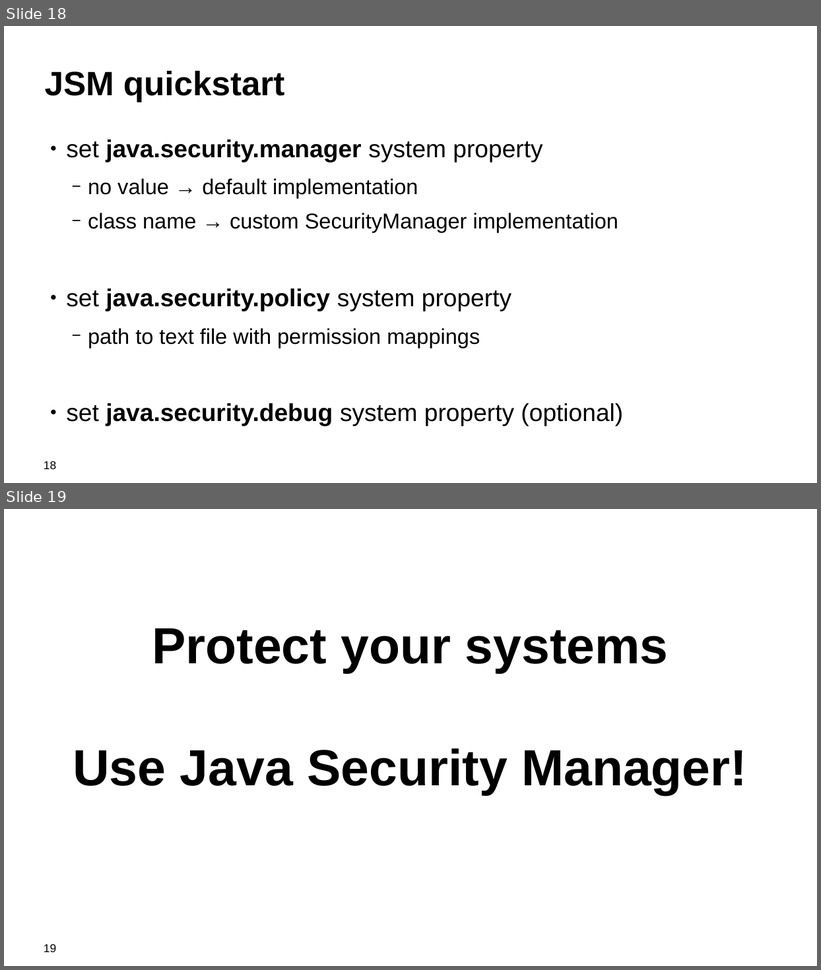
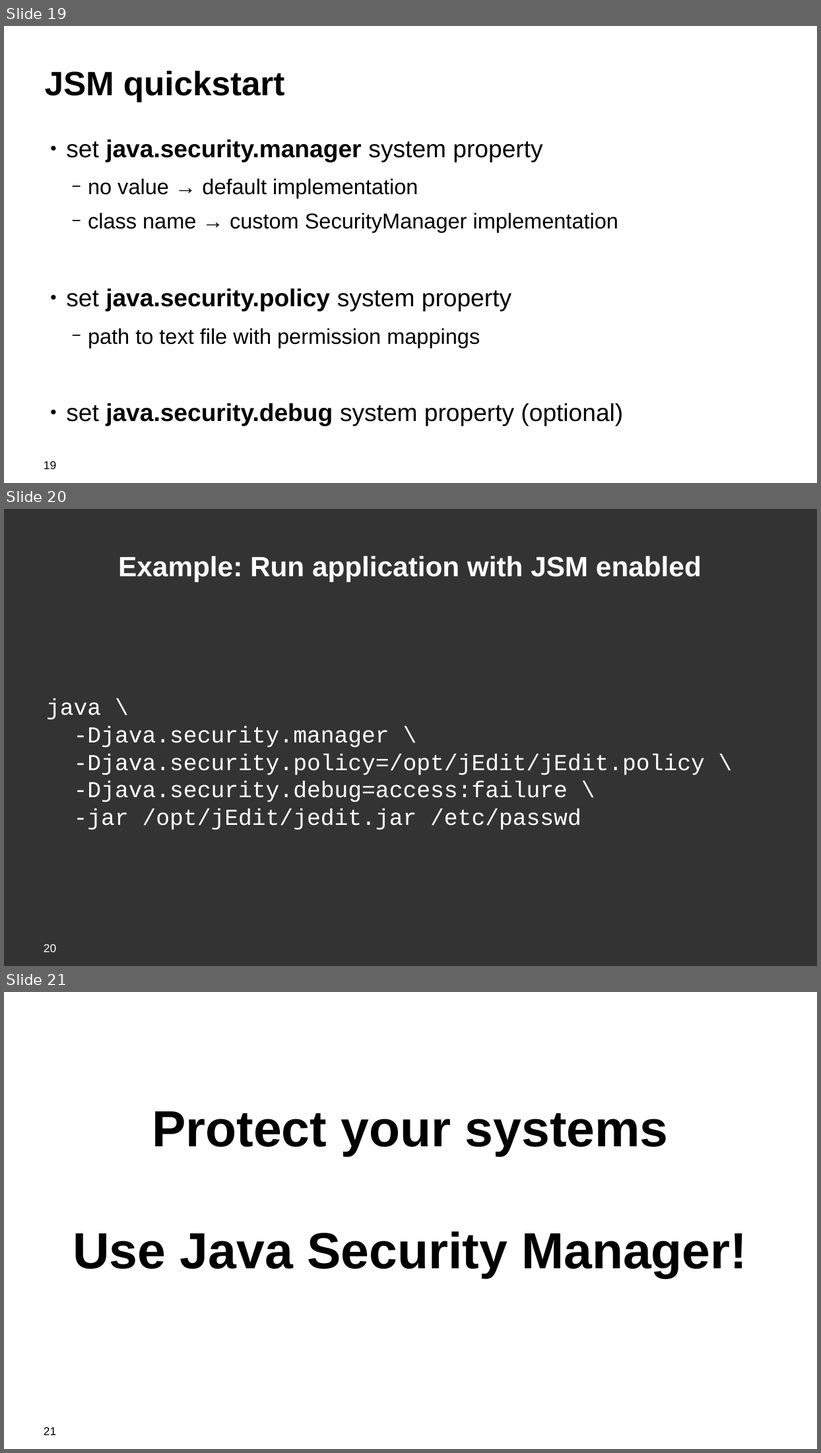
Before and after one commit to kwart/presentations, a slide deck: sec-man-reloaded.odp. Shown one above the other, each under a label of ours: slides 18 and 19 before the commit, slides 19, 20 and 21 after it. The pictures are 821x970 and 821x1453 pixels, drawn with LibreOffice and Linux fonts; fonts in the diff are those of the drawing; background and template pictures are left out. Boxes give left, top, right and bottom in pixels: in the first picture for what was removed or moved away, otherwise in the second. Text is boxed around its words. In the diff, an @@ line names an element or a change of style, - is before the commit and + after.

```diff
--- a/sec-man-reloaded.odp
+++ b/sec-man-reloaded.odp
@@ slide 20 added at (4, 509, 817, 966), background #333333 @@
@@ title added at (118, 556, 702, 582), 44 pt, text #FFFFFF, bold @@
+Example: Run application with JSM enabled
@@ text added at (46, 698, 705, 830), 36 pt, text #FFFFFF @@
+java \
+-Djava.security.manager \
+-Djava.security.policy=/opt/jEdit/jEdit.policy \
+-Djava.security.debug=access:failure \
+-jar /opt/jEdit/jedit.jar /etc/passwd
@@ page number added at (44, 945, 56, 953), 18 pt, text #FFFFFF @@
+20
@@ what was slide 18 is now slide 19 @@
@@ page number at (44, 462, 56, 470): text changed @@
-18
+19
@@ what was slide 19 is now slide 21 @@
@@ page number at (44, 1428, 56, 1436): text changed @@
-19
+21
```
Also in this commit, not shown: 5 slides changed, 1 other slide added.
